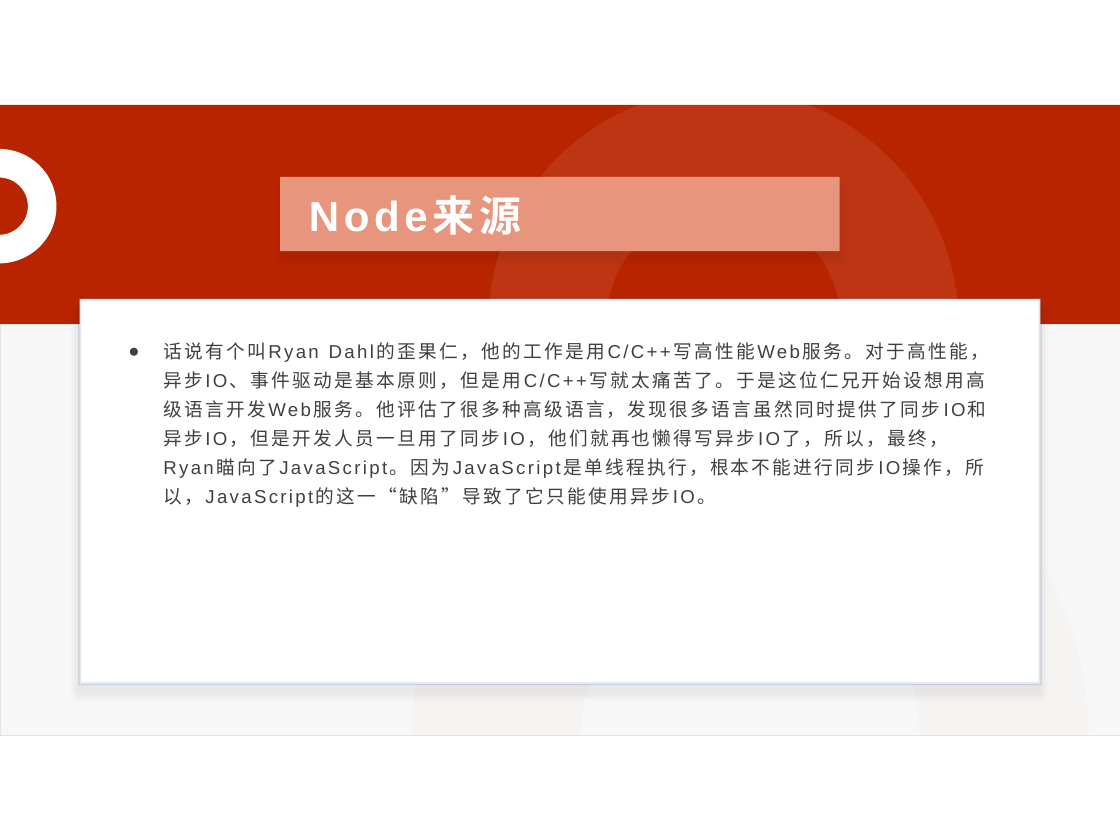
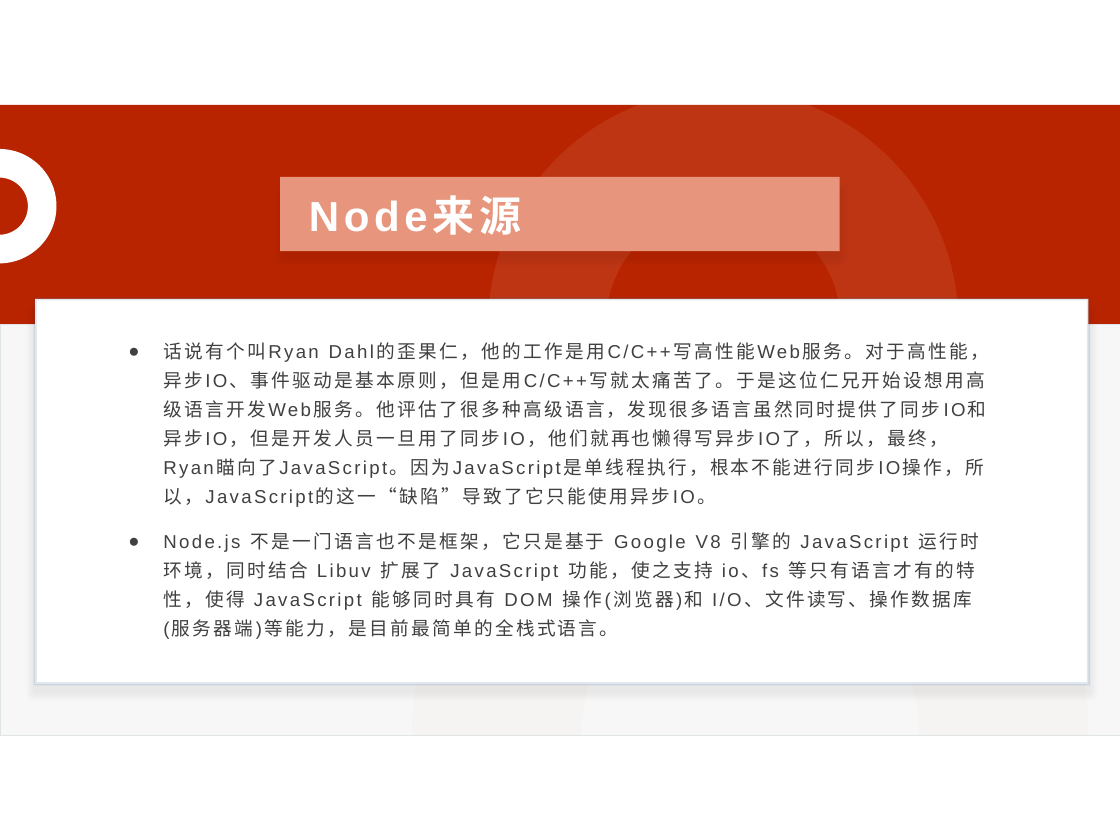
Before and after one commit to kejunliang/node_learn, a slide deck: slide 3 of base/module/3.node基础培训.pptx. Drawn at 1120x840 pixels with LibreOffice and Linux fonts; fonts in the diff are those of the drawing; background and template pictures are left out. Boxes give left, top, right and bottom in pixels: in the first picture for what was removed or moved away, otherwise in the second. Text is boxed around its words. In the diff, an @@ line names an element or a change of style, - is before the commit and + after.

```diff
--- a/base/module/3.node基础培训.pptx
+++ b/base/module/3.node基础培训.pptx
@@ rectangle resized from (x1=80, y1=299, x2=1040, y2=684) to (x1=35, y1=299, x2=1088, y2=684) @@
@@ text at (x1=163, y1=532, x2=979, y2=637): paragraph added @@
+● Node.js 不是一门语言也不是框架，它只是基于 Google V8 引擎的 JavaScript 运行时环境，同时结合 Libuv 扩展了 JavaScript 功能，使之支持 io、fs 等只有语言才有的特性，使得 JavaScript 能够同时具有 DOM 操作(浏览器)和 I/O、文件读写、操作数据库(服务器端)等能力，是目前最简单的全栈式语言。
```
Also in this commit, not shown: 1 slide added, 1 slide removed.
